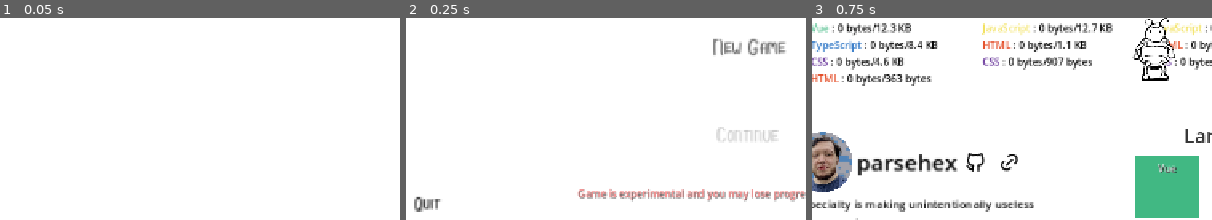
Above: before the commit, frames 1-3 (left to right).
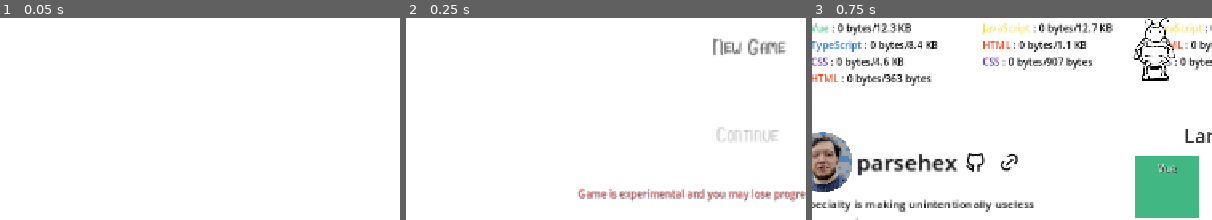
Above: after the commit, the same moments.

Repository: parsehex/git-outta-here
Game: Godot game, scene res://scenes/levels/Intro.tscn
Same seed, same stepped clock (60 frames per second), same inputs: the game is played once before the commit and once after it.
Inputs:
- Up to frame 1 (0.05 s): no input
- Up to frame 2 (0.25 s): no input
- Up to frame 3 (0.75 s): click "New Game" at 0.5 s
The pictures show only the part of the screen within x 7-57%, y 42-92%; the shares and areas given below are measured in that part.

Frame 1 is identical in both runs. In frame 2, 0.3% of the frame differs, in the area x 2-9%, y 88-97%; in frame 3, nothing differs.

Commit message:
fix game page, hide quit btn

Diff:
--- a/scenes/levels/Menu.tscn
+++ b/scenes/levels/Menu.tscn
@@ -115,6 +115,7 @@
 flat = true
 
 [node name="quit" type="Button" parent="."]
+visible = false
 layout_mode = 1
 anchors_preset = 2
 anchor_top = 1.0
--- a/scenes/misc/Repository.tscn
+++ b/scenes/misc/Repository.tscn
@@ -39,10 +39,12 @@
 alignment = 1
 
 [node name="LabelContainer" type="VBoxContainer" parent="."]
+clip_contents = true
 offset_left = -77.0
 offset_top = -40.0
 offset_right = 143.0
 offset_bottom = 70.0
+size_flags_horizontal = 3
 
 [node name="NameLabel" type="Label" parent="LabelContainer"]
 custom_minimum_size = Vector2(220, 0)
@@ -50,7 +52,7 @@
 theme_override_font_sizes/font_size = 24
 text = "project-name"
 horizontal_alignment = 1
-autowrap_mode = 2
+autowrap_mode = 3
 visible_characters_behavior = 1
 
 [node name="DescriptionLabel" type="Label" parent="LabelContainer"]
Not shown, changed: package.json
Not shown, changed: docs/index.md
